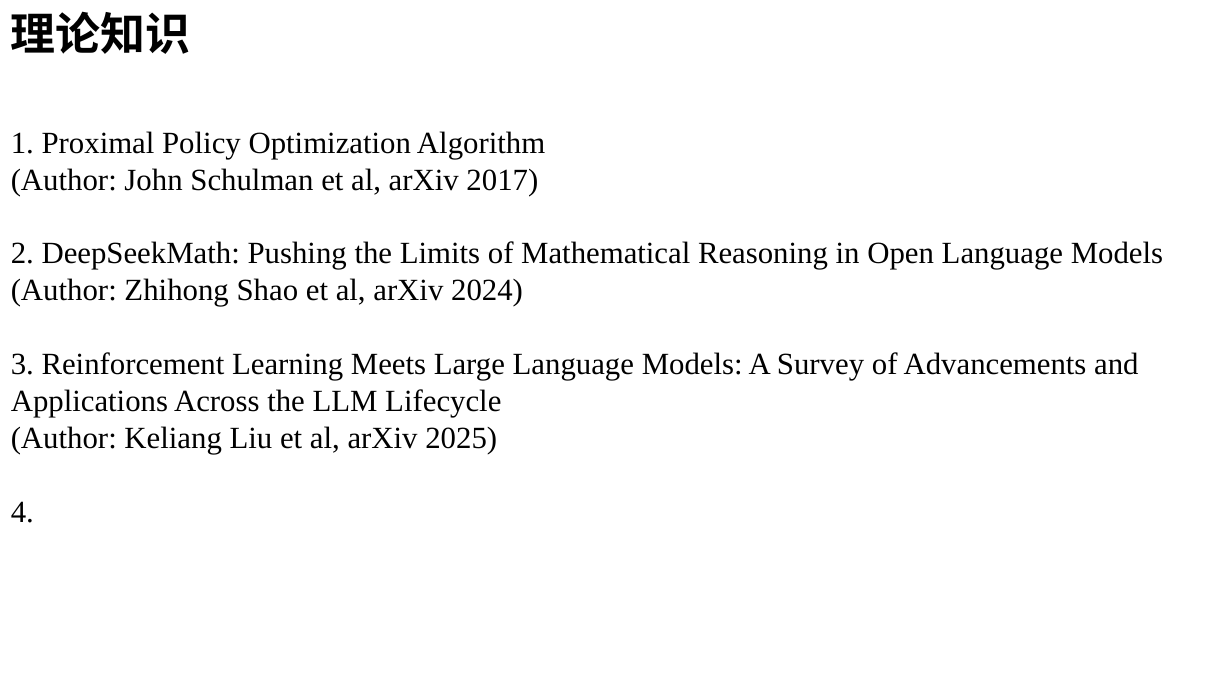
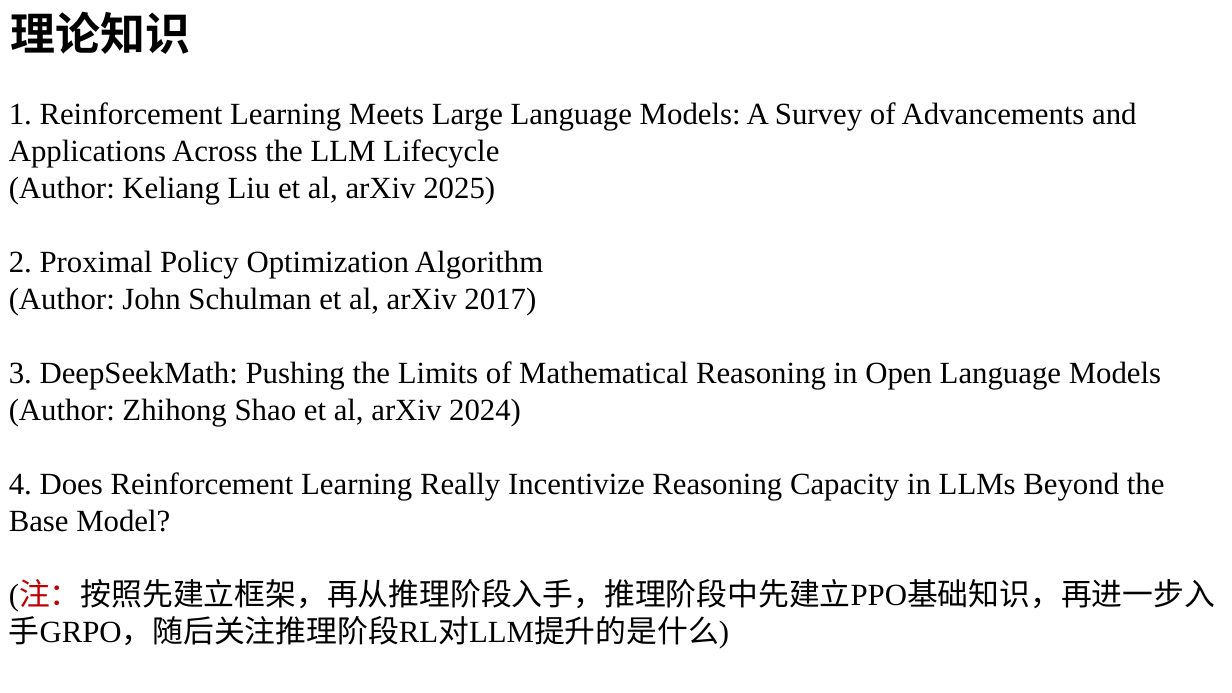
Before and after one commit to Visionary-zhang/Learning, a slide deck: slide 2 of LLM/阶段一.pptx. Drawn at 1232x693 pixels with LibreOffice and Linux fonts; fonts in the diff are those of the drawing. Boxes give left, top, right and bottom in pixels: in the first picture for what was removed or moved away, otherwise in the second. Text is boxed around its words. In the diff, an @@ line names an element or a change of style, - is before the commit and + after.

```diff
--- a/LLM/阶段一.pptx
+++ b/LLM/阶段一.pptx
@@ text "1. Reinforcement Learning Meets Large ...": place and size @@
-text "1. Reinforcement Learning Meets Large ..." at [11, 131, 1163, 523]
+text "1. Reinforcement Learning Meets Large ..." at [9, 102, 1215, 648]
@@ text at [9, 102, 1136, 278]: text changed @@
-1. Proximal Policy Optimization Algorithm
+1. Reinforcement Learning Meets Large Language Models: A Survey of Advancements and Applications Across the LLM Lifecycle
+(Author: Keliang Liu et al, arXiv 2025)
+2. Proximal Policy Optimization Algorithm
@@ text at [9, 361, 1161, 389]: text changed @@
-2. DeepSeekMath: Pushing the Limits of Mathematical Reasoning in Open Language Models
+3. DeepSeekMath: Pushing the Limits of Mathematical Reasoning in Open Language Models
@@ text at [9, 472, 1215, 648]: text changed @@
-3. Reinforcement Learning Meets Large Language Models: A Survey of Advancements and Applications Across the LLM Lifecycle
-(Author: Keliang Liu et al, arXiv 2025)
-4.
+4. Does Reinforcement Learning Really Incentivize Reasoning Capacity in LLMs Beyond the Base Model?
+(注：按照先建立框架，再从推理阶段入手，推理阶段中先建立PPO基础知识，再进一步入手GRPO，随后关注推理阶段RL对LLM提升的是什么)
```
Also in this commit, not shown: 6 other slides changed, 6 slides added, 2 slides removed, 3 other files.
